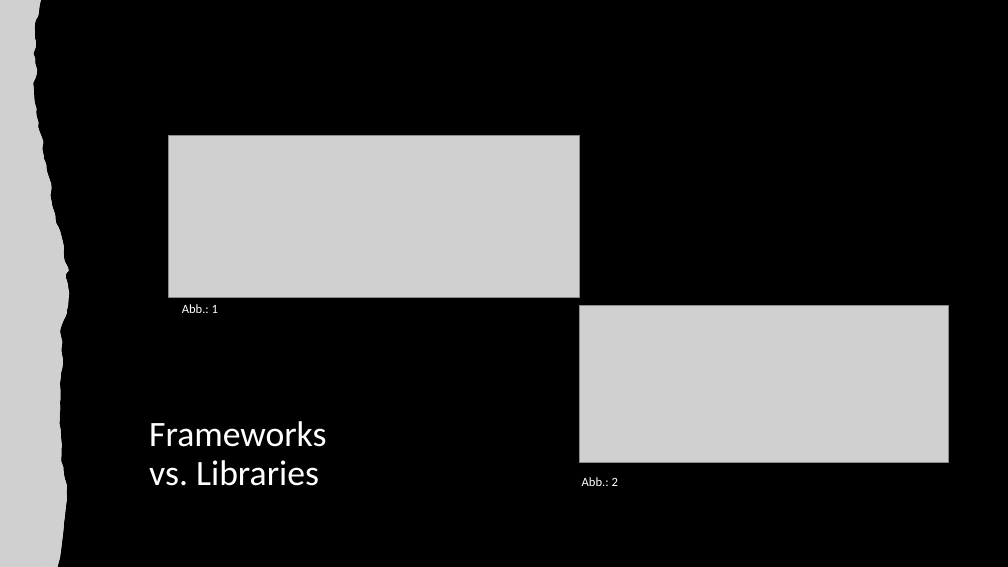
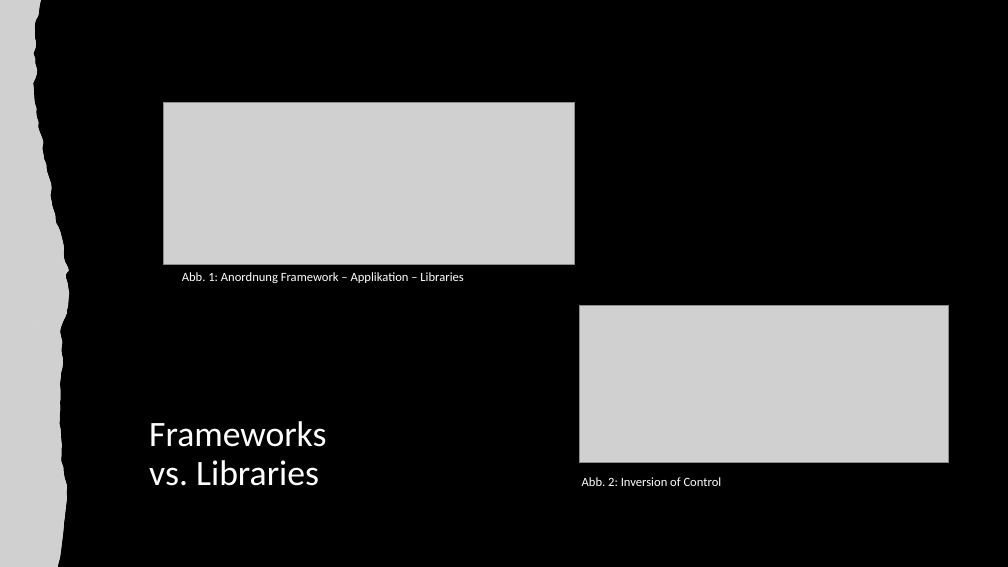
Before and after one commit to anna-staub/leiterlispiel, a slide deck: slide 3 of documents/JavaScript_Libraries/Gruppe_C_Praesentation_JSLibraries.pptx. Drawn at 1008x567 pixels with LibreOffice and Linux fonts; fonts in the diff are those of the drawing; grey boxes stand for pictures. Boxes give left, top, right and bottom in pixels: in the first picture for what was removed or moved away, otherwise in the second. Text is boxed around its words. In the diff, an @@ line names an element or a change of style, - is before the commit and + after.

```diff
--- a/documents/JavaScript_Libraries/Gruppe_C_Praesentation_JSLibraries.pptx
+++ b/documents/JavaScript_Libraries/Gruppe_C_Praesentation_JSLibraries.pptx
@@ picture: place and size @@
-picture at <box>169,136,579,298</box>
+picture at <box>163,102,574,264</box>
@@ text at <box>182,272,463,283</box>: text changed @@
-Abb.: 1
+Abb. 1: Anordnung Framework – Applikation – Libraries
@@ text at <box>582,477,722,486</box>: text changed @@
-Abb.: 2
+Abb. 2: Inversion of Control
```
Also in this commit, not shown: 2 other slides changed.
